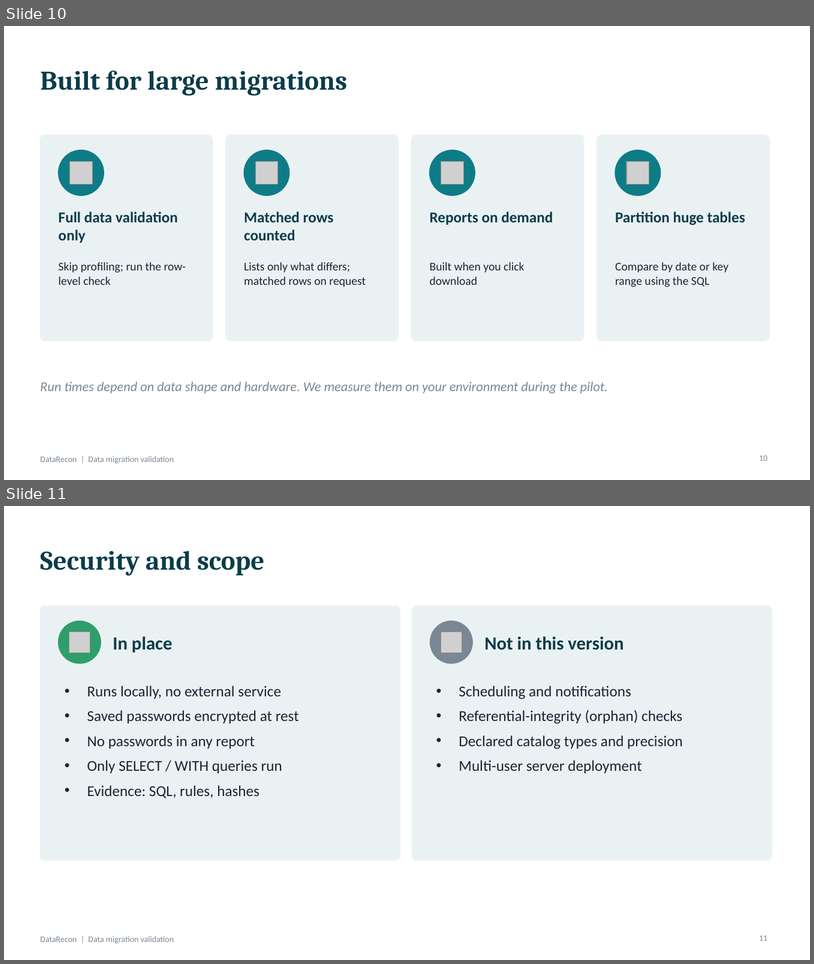
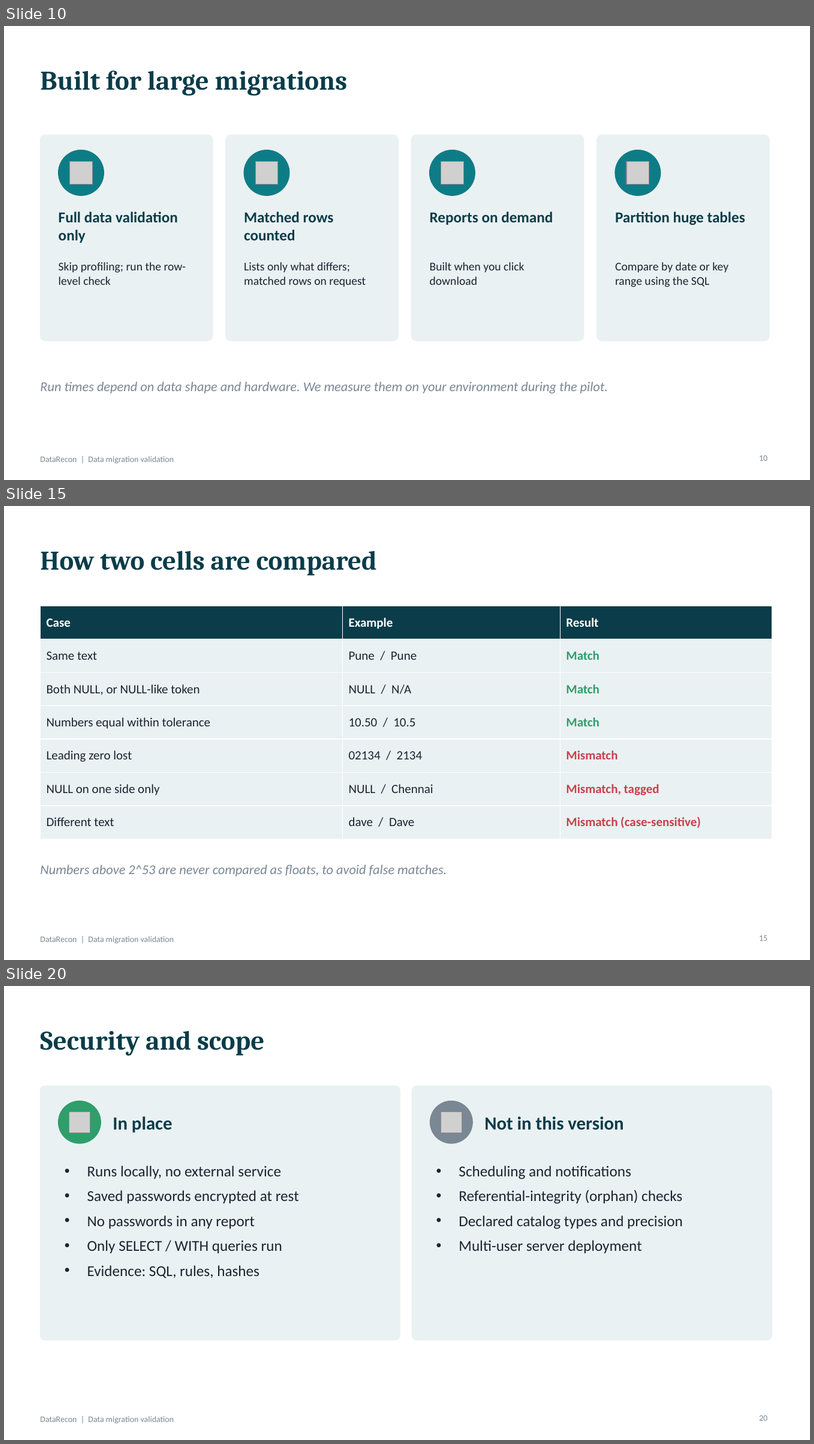
Before and after one commit to mkchandrueee/terraform-project, a slide deck: docs/DataRecon_Client_Presentation.pptx. Shown one above the other, each under a label of ours: slides 10 and 11 before the commit, slides 10, 15 and 20 after it; the slides between them are not shown. The pictures are 814x964 and 814x1444 pixels, drawn with LibreOffice and Linux fonts; fonts in the diff are those of the drawing; grey boxes stand for pictures. Boxes give left, top, right and bottom in pixels: in the first picture for what was removed or moved away, otherwise in the second. Text is boxed around its words. In the diff, an @@ line names an element or a change of style, - is before the commit and + after.

```diff
--- a/docs/DataRecon_Client_Presentation.pptx
+++ b/docs/DataRecon_Client_Presentation.pptx
@@ slide 15 added at [4, 506, 810, 960], background #FFFFFF; not listed: 1 template element that a slide beside it also shows @@
@@ title added at [40, 551, 377, 576], 32 pt, text #0B3C49, bold @@
+How two cells are compared
@@ table added at [40, 606, 772, 830], 7 rows, 3 columns @@
+Case | Example | Result
+Same text | Pune / Pune | Match
+Both NULL, or NULL-like token | NULL / N/A | Match
+Numbers equal within tolerance | 10.50 / 10.5 | Match
+Leading zero lost | 02134 / 2134 | Mismatch
+NULL on one side only | NULL / Chennai | Mismatch, tagged
+Different text | dave / Dave | Mismatch (case-sensitive)
@@ text added at [40, 864, 447, 876], 16 pt, text #7A8794, italic @@
+Numbers above 2^53 are never compared as floats, to avoid false matches.
@@ page number added at [759, 935, 768, 940], 10 pt, text #7A8794 @@
+15
@@ what was slide 11 is now slide 20 @@
@@ page number at [759, 1415, 768, 1420]: text changed @@
-11
+20
```
Also in this commit, not shown: 8 other slides added.
